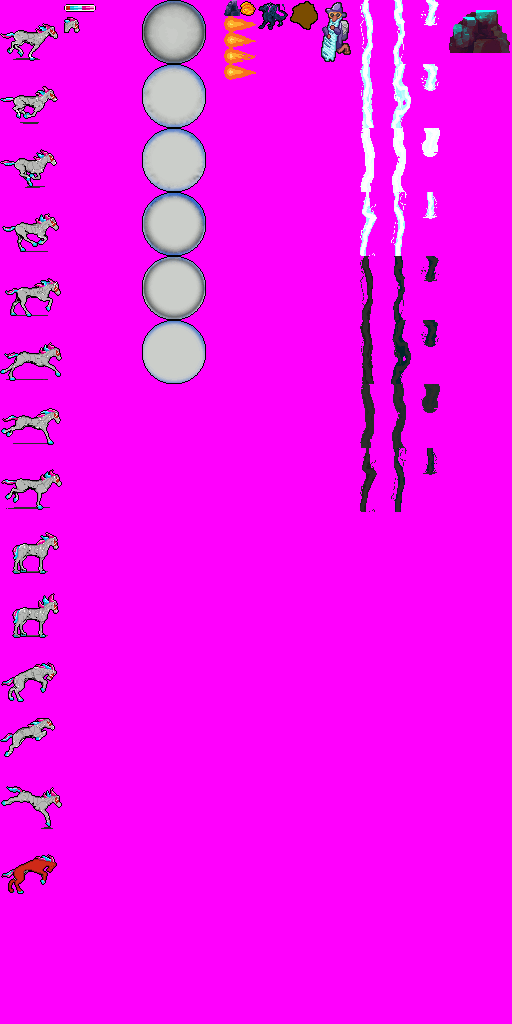
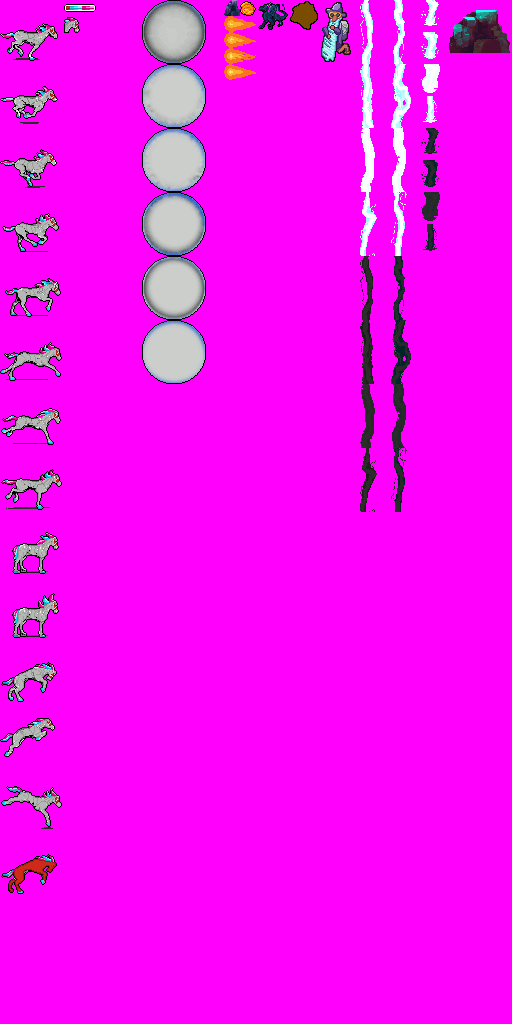
Revision of a layered w=512, h=1024 image; what changed, layer by layer:
painted on "wizard_lightning3" over (x1=421, y1=32, x2=440, y2=475)
